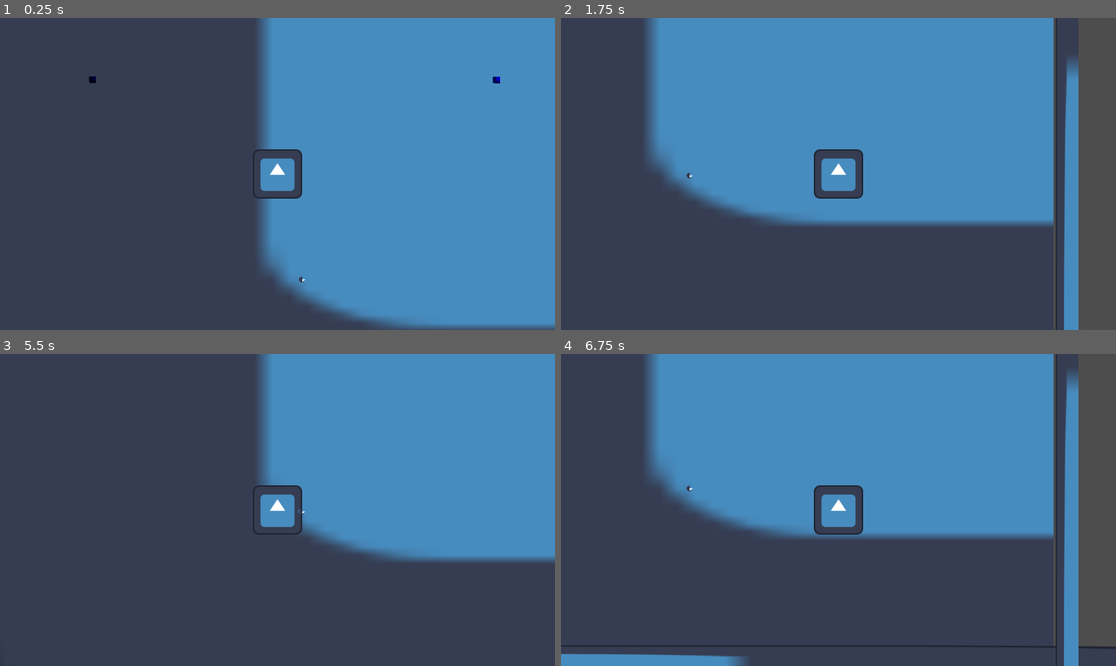
Above: before the commit, frames 1-4 (two rows, left to right).
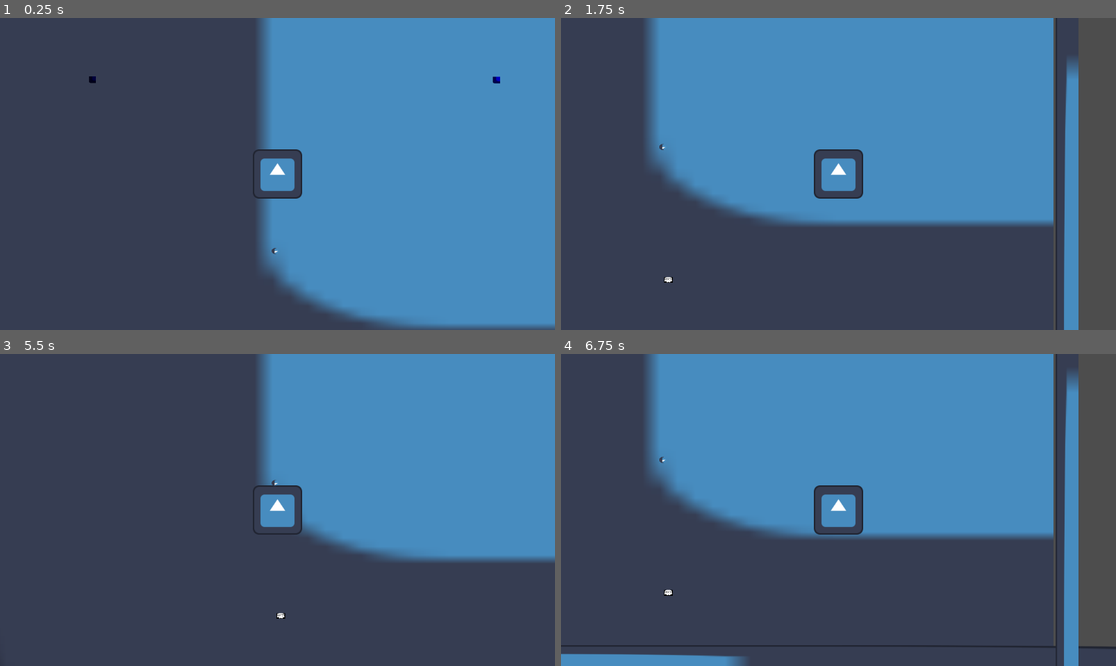
Above: after the commit, the same moments.

Repository: RichardPolivka/cs-final-project-2025
Game: Godot game, scene res://level_1.tscn
The game is run twice, just before and just after one commit, with the same random seed, the same clock (stepped at 60 frames per second) and the same inputs. The project has no main scene, so this scene is started directly. The engine's default icon, where the game draws it, is replaced by a stand-in: a white triangle on a blue panel in a dark square.
Inputs:
- Up to frame 1 (0.25 s): no input
- Up to frame 2 (1.75 s): tap Enter at 0.5 s; hold Right (RIGHT) 0.53-1.28 s; hold Down (DOWN) from 1.28 s (still down)
- Up to frame 3 (5.5 s): release Down (DOWN) at 2.03 s; hold Right (RIGHT) 2.03-2.78 s; hold Up (UP) 2.78-3.53 s; hold Left (LEFT) 3.53-5.03 s; hold Down (DOWN) from 5.03 s (still down)
- Up to frame 4 (6.75 s): release Down (DOWN) at 5.78 s; hold Right (RIGHT) 5.78-6.53 s; hold Up (UP) from 6.53 s (still down)

The runs differ from the first frame. In frame 1, less than 0.1% of the frame differs, in the area x 48-56%, y 73-85%; in frame 2, less than 0.1%; in frame 3, less than 0.1%; in frame 4, less than 0.1%, in the area x 17-24%, y 32-78%.

Commit message:
wtf why can't i code

Diff:
--- /dev/null
+++ b/new-game-project/area_2d.gd
@@ -0,0 +1,16 @@
+extends Area2D
+
+@export var platform_color: String = "red"
+
+
+@export var new_texture: Texture2D
+func _ready():
+	connect("body_entered", Callable(self, "_on_body_entered"))
+
+func _on_body_entered(body):
+	# Check if the body is the player (you can use a group or class check)
+	if body.is_in_group("player"):
+		# Change the sprite's texture on the player
+		var sprite = body.get_node("Sprite2D")
+		if sprite:
+			sprite.texture = new_texture
--- a/new-game-project/changer.tscn
+++ b/new-game-project/changer.tscn
@@ -1,9 +1,10 @@
-[gd_scene load_steps=4 format=3 uid="uid://bjnca88208d68"]
+[gd_scene load_steps=5 format=3 uid="uid://bjnca88208d68"]
 
+[ext_resource type="Script" uid="uid://djpvfhtscyb41" path="res://area_2d.gd" id="1_eyyna"]
 [ext_resource type="Texture2D" uid="uid://b2wjw3qa15h2u" path="res://icon.svg" id="2_eyyna"]
 
 [sub_resource type="RectangleShape2D" id="RectangleShape2D_qhpma"]
-size = Vector2(29, 22)
+size = Vector2(108, 97)
 
 [sub_resource type="SphereMesh" id="SphereMesh_fjal4"]
 radius = 10.401
@@ -12,9 +13,10 @@
 [node name="changer" type="Node2D"]
 
 [node name="Area2D" type="Area2D" parent="."]
+script = ExtResource("1_eyyna")
 
 [node name="CollisionShape2D" type="CollisionShape2D" parent="Area2D"]
-position = Vector2(1.5, -1)
+position = Vector2(0, 0.5)
 shape = SubResource("RectangleShape2D_qhpma")
 
 [node name="MeshInstance2D" type="MeshInstance2D" parent="Area2D"]
--- /dev/null
+++ b/new-game-project/end.tscn
@@ -0,0 +1,22 @@
+[gd_scene load_steps=5 format=3 uid="uid://dulfnnvksfjim"]
+
+[ext_resource type="Script" uid="uid://cq1rrvdp32ggv" path="res://endthedemo.gd" id="1_egc6y"]
+[ext_resource type="Texture2D" uid="uid://cgjyj7dlpeofk" path="res://download.png" id="1_n735c"]
+
+[sub_resource type="CircleShape2D" id="CircleShape2D_ot1ok"]
+
+[sub_resource type="QuadMesh" id="QuadMesh_egc6y"]
+
+[node name="end" type="Node2D"]
+
+[node name="Area2D" type="Area2D" parent="."]
+script = ExtResource("1_egc6y")
+
+[node name="CollisionShape2D" type="CollisionShape2D" parent="Area2D"]
+shape = SubResource("CircleShape2D_ot1ok")
+
+[node name="MeshInstance2D" type="MeshInstance2D" parent="Area2D/CollisionShape2D"]
+position = Vector2(-0.5, 0.5)
+scale = Vector2(23, 15)
+mesh = SubResource("QuadMesh_egc6y")
+texture = ExtResource("1_n735c")
--- /dev/null
+++ b/new-game-project/endofdemo.tscn
@@ -0,0 +1,9 @@
+[gd_scene format=3 uid="uid://c7wm5ecpibpjk"]
+
+[node name="endofdemo" type="Control"]
+layout_mode = 3
+anchors_preset = 15
+anchor_right = 1.0
+anchor_bottom = 1.0
+grow_horizontal = 2
+grow_vertical = 2
--- /dev/null
+++ b/new-game-project/endthedemo.gd
@@ -0,0 +1 @@
+extends Area2D
--- a/new-game-project/level_1.tscn
+++ b/new-game-project/level_1.tscn
@@ -1,10 +1,11 @@
-[gd_scene load_steps=7 format=3 uid="uid://2gea0ojub4pl"]
+[gd_scene load_steps=8 format=3 uid="uid://2gea0ojub4pl"]
 
 [ext_resource type="Texture2D" uid="uid://b2wjw3qa15h2u" path="res://icon.svg" id="1_3hls8"]
 [ext_resource type="PackedScene" uid="uid://cj0mypsw42kya" path="res://player.tscn" id="2_hbghi"]
 [ext_resource type="PackedScene" uid="uid://be8m1twb23mls" path="res://walls.tscn" id="2_hn12h"]
 [ext_resource type="PackedScene" uid="uid://d25t86klhl3bu" path="res://colourchangingwall.tscn" id="4_ihfcg"]
 [ext_resource type="PackedScene" uid="uid://bjnca88208d68" path="res://changer.tscn" id="5_rka8t"]
+[ext_resource type="PackedScene" uid="uid://dulfnnvksfjim" path="res://end.tscn" id="6_5hph3"]
 
 [sub_resource type="BoxMesh" id="BoxMesh_hbghi"]
 
@@ -47,4 +48,7 @@
 position = Vector2(-1048, -1)
 
 [node name="changer" parent="." instance=ExtResource("5_rka8t")]
-position = Vector2(-197, 224)
+position = Vector2(-268, 150)
+
+[node name="end" parent="." instance=ExtResource("6_5hph3")]
+position = Vector2(-252, 493)
--- a/new-game-project/level_2_(optinal).tscn
+++ /dev/null
@@ -1,3 +0,0 @@
-[gd_scene format=3 uid="uid://dulfnnvksfjim"]
-
-[node name="level2 (optinal)" type="Node2D"]
--- a/new-game-project/player.gd
+++ b/new-game-project/player.gd
@@ -1,16 +1,14 @@
 extends CharacterBody2D
 
 @export var speed = 600
-
-
 @onready var sprite = $Sprite2D # Assuming the sprite is a child of the CharacterBody2D
 
 func _on_area_2d_area_entered(area):
-
 	if area.name == "changer": # Replace "Area2DName" with the actual name of your Area2D
 		# Load a new texture (replace "new_sprite.png" with your desired texture)
 		var new_texture = load("res://download.png")
 		sprite.texture = new_texture
+
 
 func get_input():
 	var input_direction = Input.get_vector("LEFT", "RIGHT", "UP", "DOWN")
@@ -19,3 +17,8 @@
 func _physics_process(delta):
 	get_input()
 	move_and_slide()
+
+
+
+func _on_sprite_2d_texture_changed() -> void:
+	pass # Replace with function body.
--- a/new-game-project/player.tscn
+++ b/new-game-project/player.tscn
@@ -8,15 +8,17 @@
 
 [node name="player" type="Node2D"]
 
-[node name="CharacterBody2D" type="CharacterBody2D" parent="."]
+[node name="player" type="CharacterBody2D" parent="."]
 script = ExtResource("2_onrkg")
 
-[node name="Sprite2D" type="Sprite2D" parent="CharacterBody2D"]
+[node name="Sprite2D" type="Sprite2D" parent="player"]
 texture = ExtResource("1_4flbx")
 
-[node name="CollisionShape2D" type="CollisionShape2D" parent="CharacterBody2D"]
+[node name="CollisionShape2D" type="CollisionShape2D" parent="player"]
 position = Vector2(-1.5, -2)
 shape = SubResource("RectangleShape2D_i3pqv")
 
-[node name="Camera2D" type="Camera2D" parent="CharacterBody2D"]
+[node name="Camera2D" type="Camera2D" parent="player"]
 zoom = Vector2(0.8, 0.8)
+
+[connection signal="texture_changed" from="player/Sprite2D" to="player" method="_on_sprite_2d_texture_changed"]
--- a/new-game-project/static_body_2d.gd
+++ b/new-game-project/static_body_2d.gd
@@ -1,12 +1 @@
 extends StaticBody2D
-
-@export var platform_color: String = "red"
-
-func _process(delta):
-	var player = get_tree().get_first_node_in_group("player")
-	if player:
-		var visible = player.current_color == platform_color
-		visible = visible or Engine.is_editor_hint()  # So you can always see it in the editor
-
-		$CollisionShape2D.disabled = not visible
-		$Sprite2D.visible = visible
Not shown, added: new-game-project/area_2d.gd.uid
Not shown, added: new-game-project/endthedemo.gd.uid
